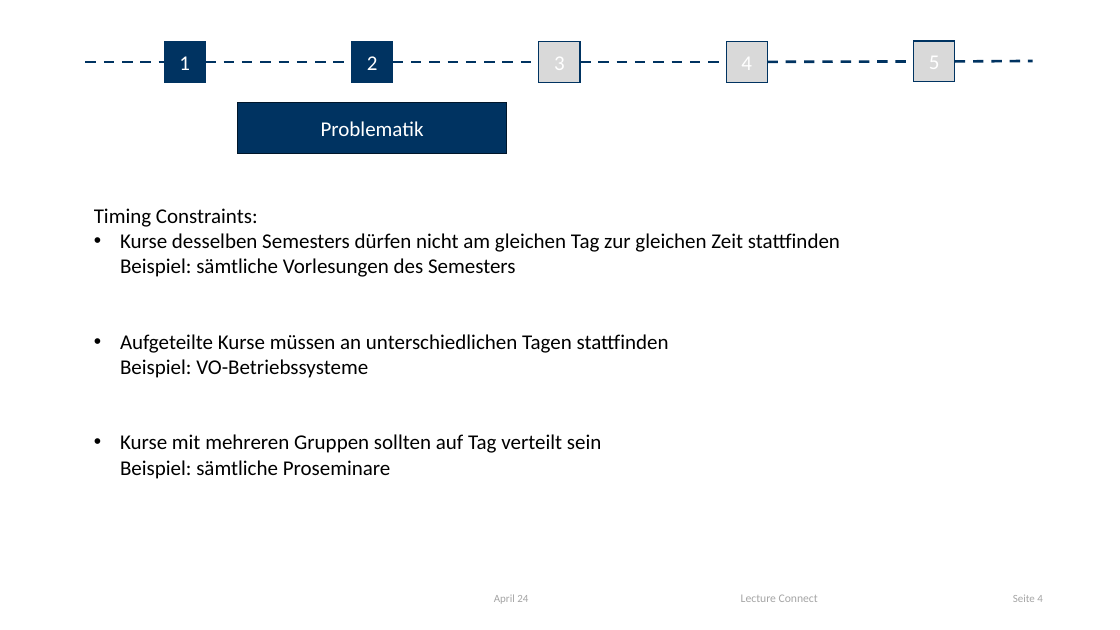
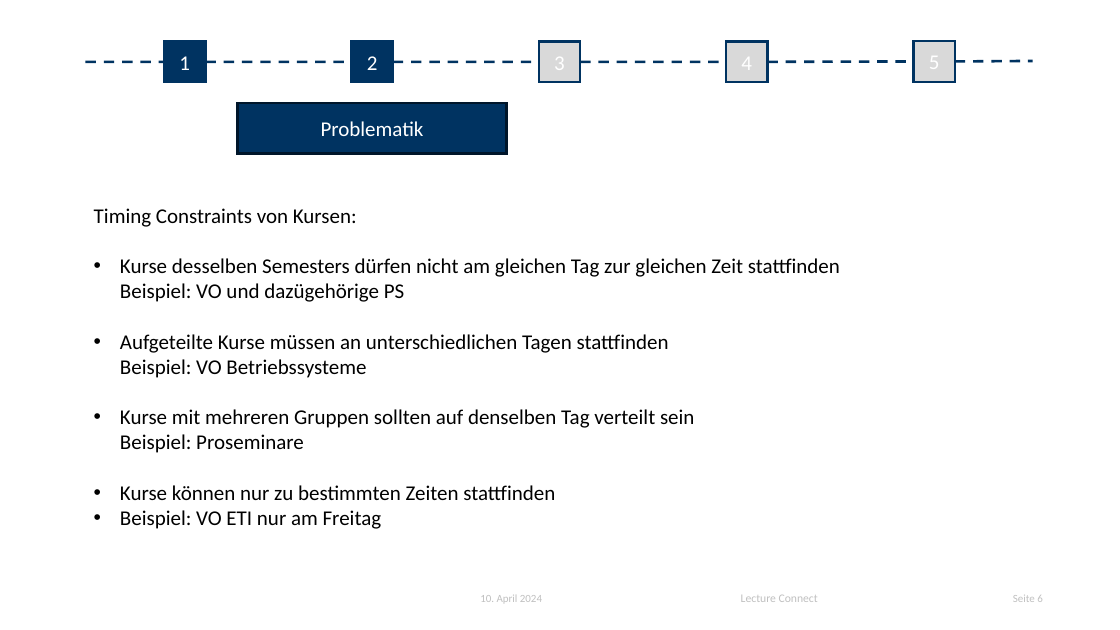
Before and after one commit to Darkuna/Lecture-Connect, a slide deck: slide 6 of Doku/Initiale Präsentation/pp-uniinnsbruck-vorlage-de-en-2023.pptx (slide 4 before the commit). Drawn at 1120x630 pixels with LibreOffice and Linux fonts; fonts in the diff are those of the drawing; background and template pictures are left out. Boxes give left, top, right and bottom in pixels: in the first picture for what was removed or moved away, otherwise in the second. Text is boxed around its words. In the diff, an @@ line names an element or a change of style, - is before the commit and + after.

Commit message:
updated presentation

```diff
--- a/Doku/Initiale Präsentation/pp-uniinnsbruck-vorlage-de-en-2023.pptx
+++ b/Doku/Initiale Präsentation/pp-uniinnsbruck-vorlage-de-en-2023.pptx
@@ rectangle "Problematik" at <box>238,103,507,154</box>: outline #00162B 1 pt to #00162A 2 pt @@
@@ text at <box>94,208,840,529</box>: text changed @@
-Timing Constraints:
-• Kurse desselben Semesters dürfen nicht am gleichen Tag zur gleichen Zeit stattfinden
-  Beispiel: sämtliche Vorlesungen des Semesters
-• Aufgeteilte Kurse müssen an unterschiedlichen Tagen stattfinden
-  Beispiel: VO-Betriebssysteme
-• Kurse mit mehreren Gruppen sollten auf Tag verteilt sein
-  Beispiel: sämtliche Proseminare
+Timing Constraints von Kursen:
+• Kurse desselben Semesters dürfen nicht am gleichen Tag zur gleichen Zeit stattfinden
+  Beispiel: VO und dazügehörige PS
+• Aufgeteilte Kurse müssen an unterschiedlichen Tagen stattfinden
+  Beispiel: VO Betriebssysteme
+• Kurse mit mehreren Gruppen sollten auf denselben Tag verteilt sein
+  Beispiel: Proseminare
+• Kurse können nur zu bestimmten Zeiten stattfinden
+• Beispiel: VO ETI nur am Freitag
@@ text at <box>480,595,542,602</box>: text changed; size 9.3 to 9.4 pt; text colour #A5A5A5 to #C0C0C0 @@
-April 24
+10. April 2024
@@ text "Lecture Connect" at <box>741,595,818,602</box>: text colour #A5A5A5 to #C0C0C0 @@
@@ page number at <box>1013,595,1043,602</box>: text changed; size 9.3 to 9.4 pt; text colour #A5A5A5 to #C0C0C0 @@
-Seite 4
+Seite 6
```
Also in this commit, not shown: 11 other slides changed, 1 slide added, 1 other file.
